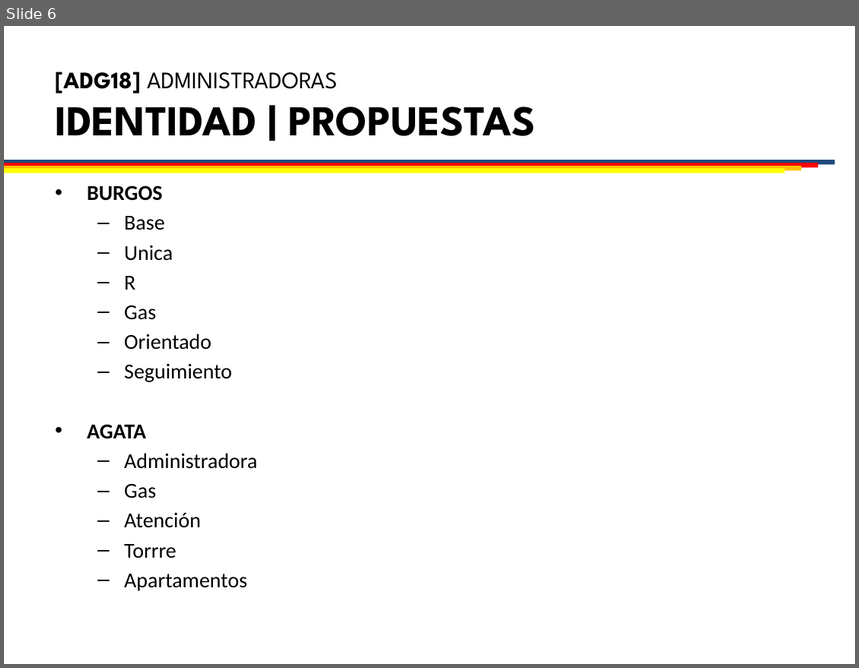
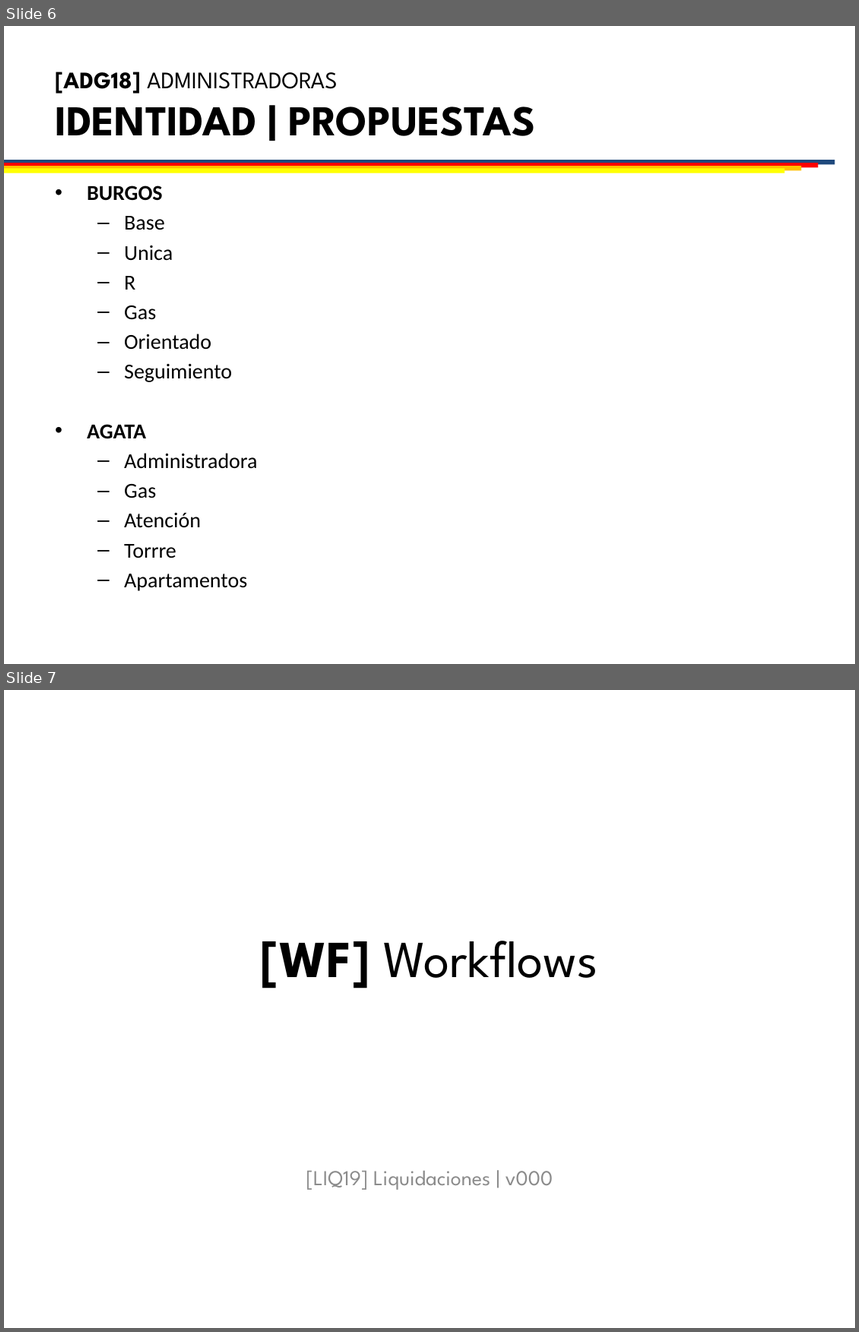
Before and after one commit to chubuntuarc/LIQ_Front, a slide deck: LIQ19_Workbook_v001_20190111.pptx. Shown one above the other, each under a label of ours: slide 6 before the commit, slides 6 and 7 after it. The pictures are 859x668 and 859x1332 pixels, drawn with LibreOffice and Linux fonts; fonts in the diff are those of the drawing; background and template pictures are left out. Boxes give left, top, right and bottom in pixels: in the first picture for what was removed or moved away, otherwise in the second. Text is boxed around its words. In the diff, an @@ line names an element or a change of style, - is before the commit and + after.

```diff
--- a/LIQ19_Workbook_v001_20190111.pptx
+++ b/LIQ19_Workbook_v001_20190111.pptx
@@ slide 7 added at (4,690,855,1328), background #FFFFFF; not listed: 2 template elements that a slide beside it also shows @@
@@ title added at (261,941,598,989), 44 pt, text #000000 @@
+[WF] Workflows
@@ subtitle added at (306,1171,553,1190), 18 pt, text #8C8C8C @@
+[LIQ19] Liquidaciones | v000
```
Also in this commit, not shown: 1 slide changed, 1 other slide added, 1 other file.
